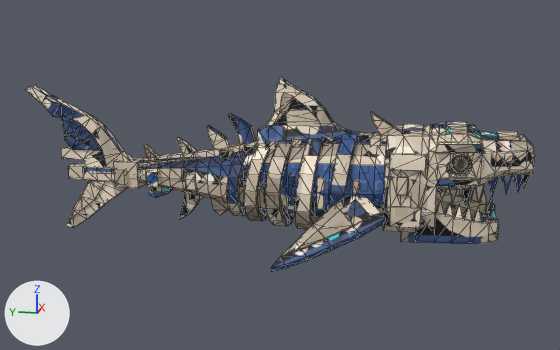
What one commit did to the FBX model assets/SkeletalShark/fbx/SkeletalShark_Idle.fbx.
Before and after are seen from a camera (50 mm lens) standing at (-0.2088, -0.0465, 0.0716) and looking at (-0.0002, -0.0047, 0.0194). The axes (+X, +Y, +Z) are drawn at lower left. The lights are the same throughout. The first picture is the older version. Mesh edges are drawn as thin lines. Where no turn or scale is listed for an object, it has been applied to the vertices. Vertices at exactly the same position are counted once.

Names of what the first picture shows: 'SkeletalShark'.
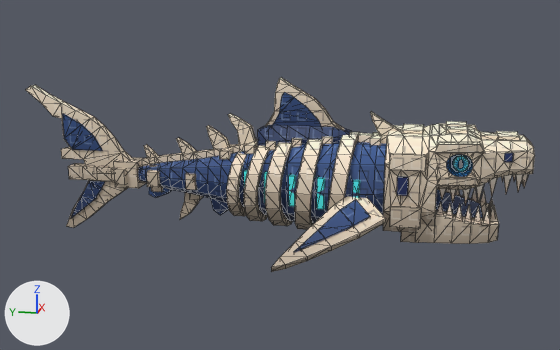
Edits to the scene script, one JSON object a line:
```json
{"block": "me_skeletalshark", "where": "# used by ob_skeletalshark; location = (0.0, 0.0, 0.0)"}
{"op": "remove", "block": "me_skeletalshark", "code": "me_skeletalshark.from_pydata(...)  # 1931 vertices, 3534 faces; spans x -0.0317..0.0317, y -0.072..0.0708, z 0.0003..0.0468"}
{"op": "add", "block": "me_skeletalshark", "code": "me_skeletalshark.from_pydata(...)  # 2035 vertices, 3738 faces; spans x -0.0317..0.0317, y -0.072..0.0708, z 0.0003..0.0468"}
{"block": "me_skeletalshark", "change": "me_skeletalshark part 1: the loose piece of 5 vertices spanning x -0.0049..-0.0029, y -0.064..-0.062, z 0.0115..0.0151 is scaled about its middle by (1, 1, 1.17), then moved by (0.0, 0.0, -0.0004)"}
{"block": "me_skeletalshark", "change": "me_skeletalshark part 2: a new loose piece of 20 vertices spanning x -0.0102..0.0102, y -0.0603..-0.0432, z 0.0116..0.0163, in mat_m_skeletalshark"}
{"block": "me_skeletalshark", "change": "me_skeletalshark part 3: 34 vertices moved from x -0.0141..0.0141, y -0.0642..-0.0432, z 0.0117..0.0302 to x -0.0141..0.0141, y -0.0642..-0.0432, z 0.0117..0.0304; 194 vertices removed from x -0.0141..0.0141, y -0.0714..-0.0432, z 0.009..0.0302; 278 vertices added at x -0.0141..0.0141, y -0.0714..-0.0432, z 0.011..0.0304"}
{"block": "me_skeletalshark", "change": "me_skeletalshark part 4: 3037 kept faces spanning x -0.0317..0.0317, y -0.072..0.0708, z 0.0003..0.0468 get new texture (UV) coordinates"}
{"block": "me_skeletalshark", "change": "other edits to the shape of me_skeletalshark do not show in these pictures"}
```

Changed parts and their boxes (x1, y1, x2, y2) in the pictures (560 x 350 px; the box of a moved part takes in the faces that stretch with it):
```json
{"part": 1, "of": "me_skeletalshark", "change": "moved or reshaped", "before": [489, 205, 497, 219], "after": [490, 205, 496, 218]}
{"part": 2, "of": "me_skeletalshark", "change": "added", "after": [436, 189, 483, 218], "on screen": "blue"}
{"part": 3, "of": "me_skeletalshark", "change": "moved or reshaped", "before": [415, 153, 529, 244], "after": [415, 153, 528, 244]}
{"part": 4, "of": "me_skeletalshark", "change": "surface changed", "before": [27, 77, 535, 272], "after": [27, 77, 535, 272]}
```
